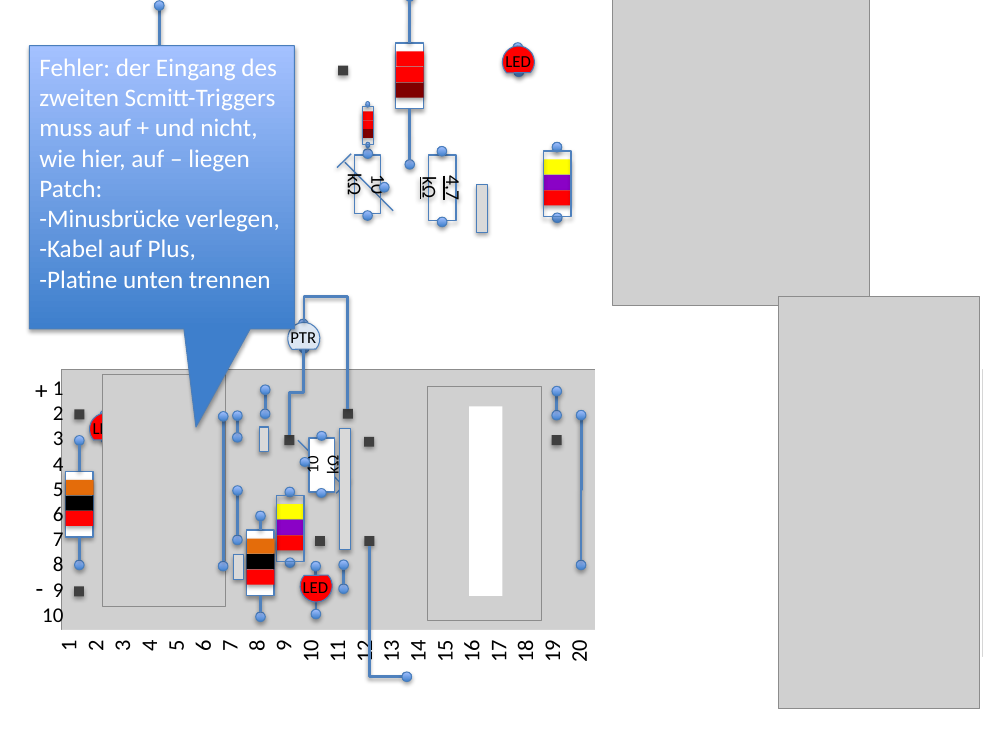
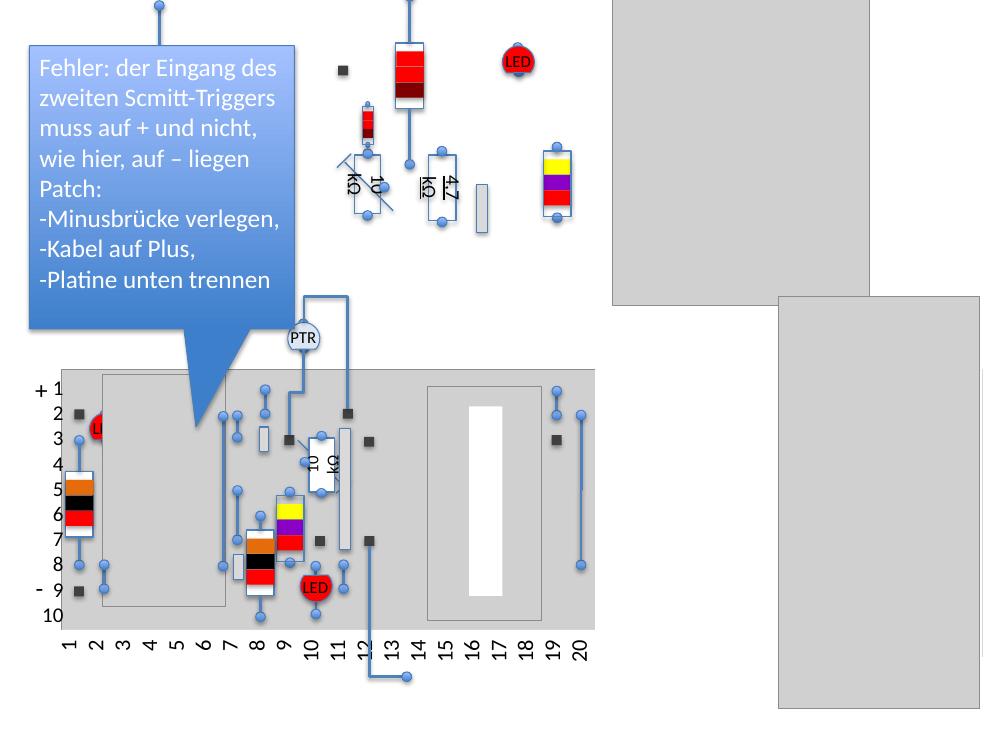
Before and after one commit to ahojsenn/smartMeter, a slide deck: slide 5 of doc/smartMeter_v3.pptx. Drawn at 1008x756 pixels with LibreOffice and Linux fonts; fonts in the diff are those of the drawing; grey boxes stand for pictures. Boxes give left, top, right and bottom in pixels: in the first picture for what was removed or moved away, otherwise in the second. Text is boxed around its words. In the diff, an @@ line names an element or a change of style, - is before the commit and + after.

```diff
--- a/doc/smartMeter_v3.pptx
+++ b/doc/smartMeter_v3.pptx
@@ ellipse added at (x1=100, y1=560, x2=110, y2=571), fill gradient #3F80CE to #A4C4FF, outline #4B7EBC 0.75 pt @@
@@ ellipse added at (x1=100, y1=584, x2=110, y2=594), fill gradient #3F80CE to #A4C4FF, outline #4B7EBC 0.75 pt @@
@@ elbow line added from (104, 584) to (104, 570), #4F81BD 2 pt @@
```
Also in this commit, not shown: 2 other slides changed, 19 other files.
